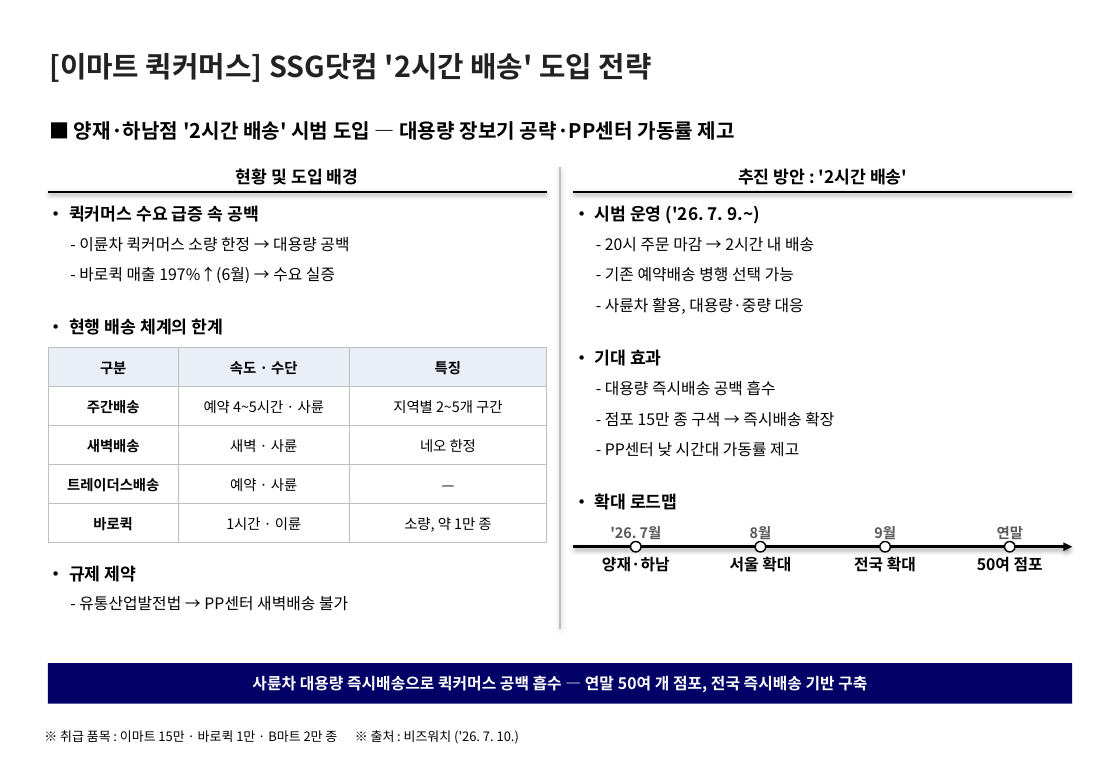
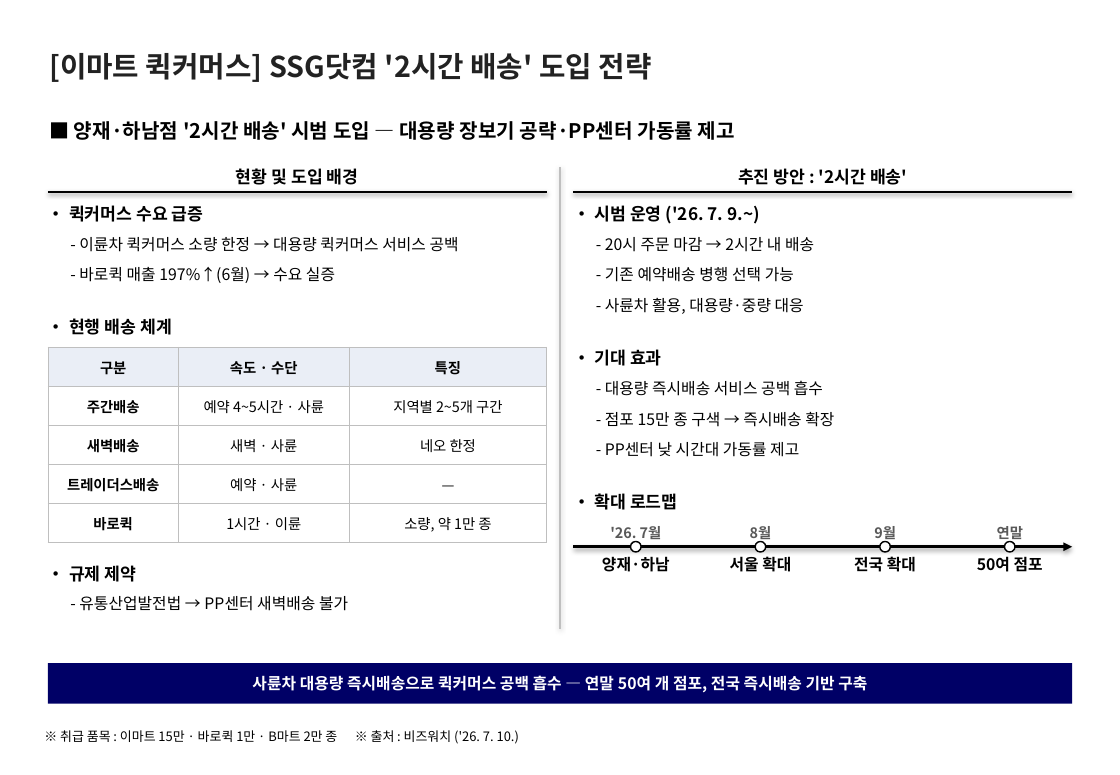
Before and after one commit to avoseed/web1, a slide deck: slide 1 of reports/ssg-quickcommerce-onepager.pptx. Drawn at 1120x775 pixels with LibreOffice and Linux fonts; fonts in the diff are those of the drawing. Boxes give left, top, right and bottom in pixels: in the first picture for what was removed or moved away, otherwise in the second. Text is boxed around its words. In the diff, an @@ line names an element or a change of style, - is before the commit and + after.

```diff
--- a/reports/ssg-quickcommerce-onepager.pptx
+++ b/reports/ssg-quickcommerce-onepager.pptx
@@ text at (69,205,204,222): text changed @@
-• 퀵커머스 수요 급증 속 공백
+• 퀵커머스 수요 급증
@@ text at (79,237,459,252): text changed @@
-- 이륜차 퀵커머스 소량 한정 → 대용량 공백
+- 이륜차 퀵커머스 소량 한정 → 대용량 퀵커머스 서비스 공백
@@ text at (69,318,172,335): text changed @@
-• 현행 배송 체계의 한계
+• 현행 배송 체계
@@ text at (605,380,823,396): text changed @@
-- 대용량 즉시배송 공백 흡수
+- 대용량 즉시배송 서비스 공백 흡수
```
Also in this commit, not shown: 1 other file.
